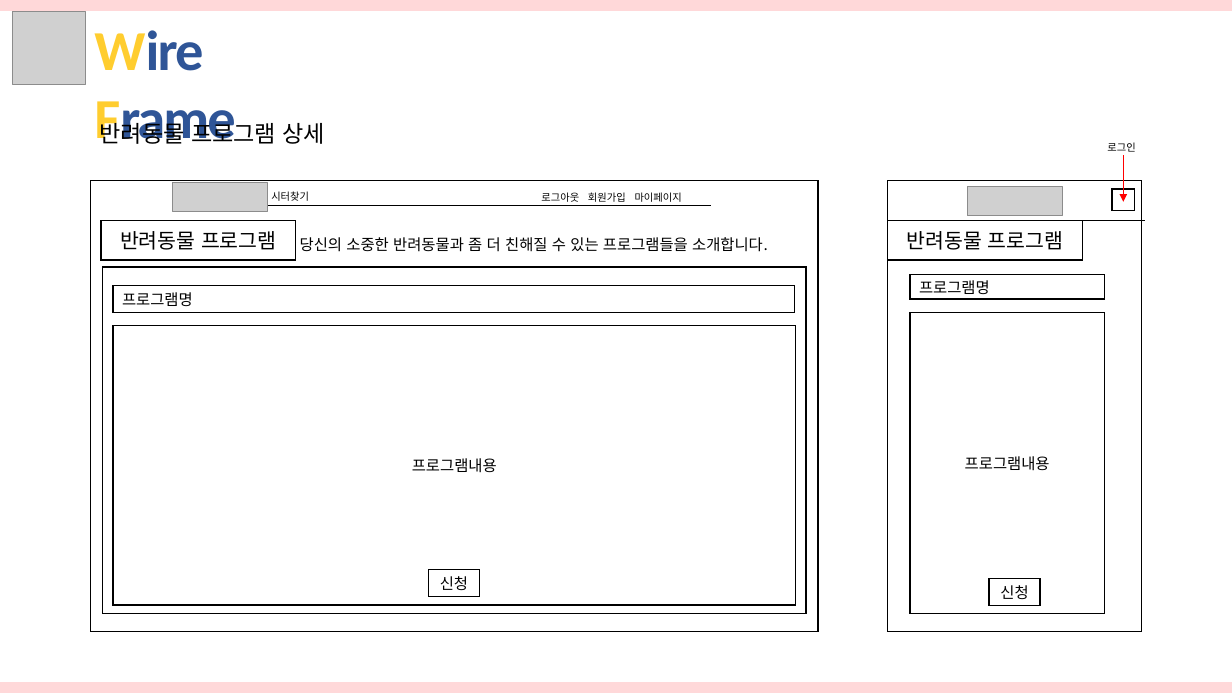
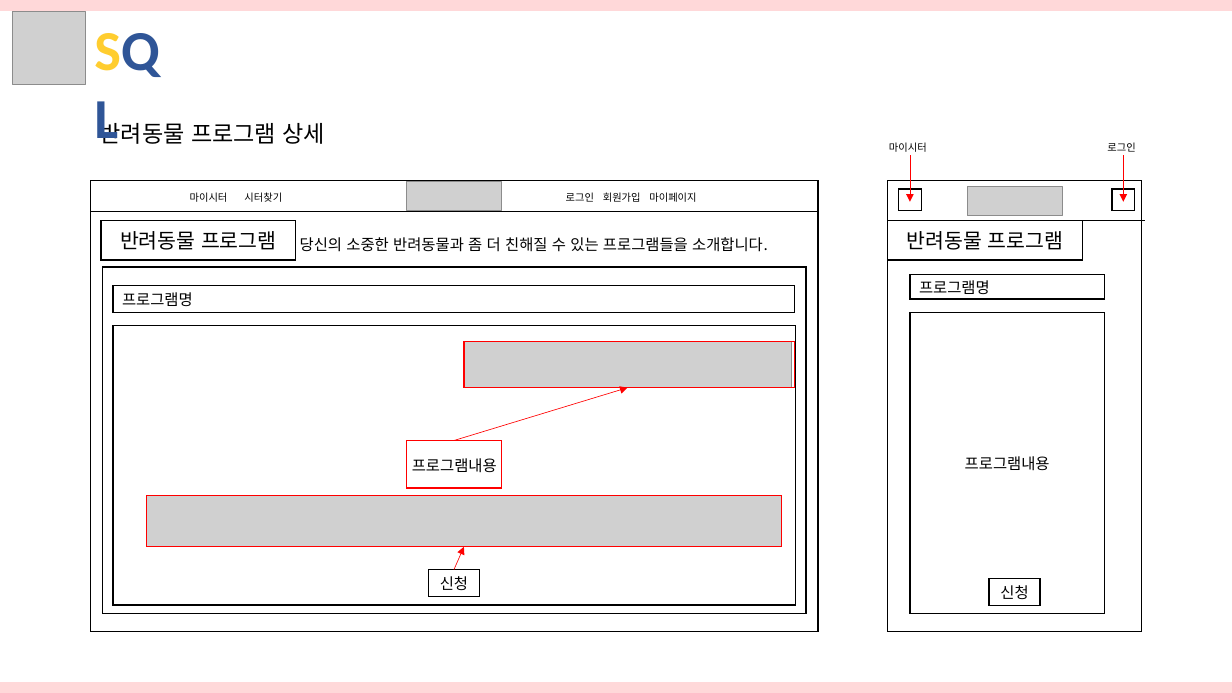
Before and after one commit to hhsw07/ezen-academy-projects, a slide deck: slide 22 of 반려동물관리서비스.pptx. Drawn at 1232x693 pixels with LibreOffice and Linux fonts; fonts in the diff are those of the drawing; grey boxes stand for pictures. Boxes give left, top, right and bottom in pixels: in the first picture for what was removed or moved away, otherwise in the second. Text is boxed around its words. In the diff, an @@ line names an element or a change of style, - is before the commit and + after.

```diff
--- a/반려동물관리서비스.pptx
+++ b/반려동물관리서비스.pptx
@@ text added at (85, 9, 188, 87), 44 pt, text #2F5597, bold @@
+SQL
@@ text removed at (94, 30, 235, 144) @@
-Wire Frame
@@ text added at (889, 142, 927, 152), 8 pt, text #000000 @@
+마이시터
@@ arrow added from (910, 155) to (910, 201), #FF0000 0.5 pt @@
@@ text added at (190, 192, 228, 202), 8 pt, text #000000 @@
+마이시터
@@ text "시터찾기": place and size @@
-text "시터찾기" at (271, 191, 309, 201)
+text "시터찾기" at (244, 192, 282, 202)
@@ picture: place and size @@
-picture at (173, 183, 268, 212)
+picture at (407, 182, 502, 211)
@@ text at (566, 192, 696, 202): text changed @@
-로그아웃 회원가입 마이페이지
+로그인 회원가입 마이페이지
@@ rectangle added at (898, 189, 921, 211), fill #FFFFFF, outline #000000 1 pt @@
@@ line moved from (267, 206) - (711, 206) to (91, 212) - (818, 212) @@
@@ picture added at (464, 342, 791, 388) @@
@@ rectangle added at (464, 342, 795, 388), outline #FF0000 1 pt @@
@@ arrow added from (455, 441) to (628, 388), #FF0000 0.5 pt @@
@@ rectangle added at (407, 441, 502, 489), outline #FF0000 1 pt @@
@@ picture added at (146, 496, 782, 547) @@
@@ rectangle added at (146, 496, 782, 547), outline #FF0000 1 pt @@
@@ arrow added from (454, 570) to (464, 547), #FF0000 0.5 pt @@
```
Also in this commit, not shown: 4 other slides changed, 2 slides removed.
